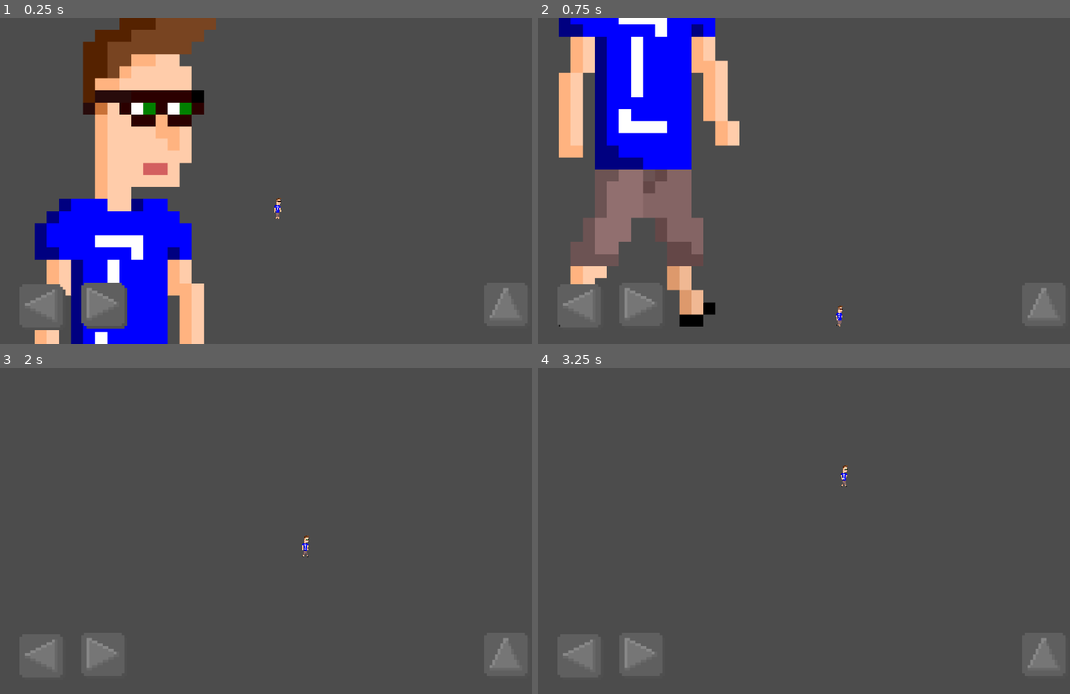
Above: before the commit, frames 1-4 (two rows, left to right).
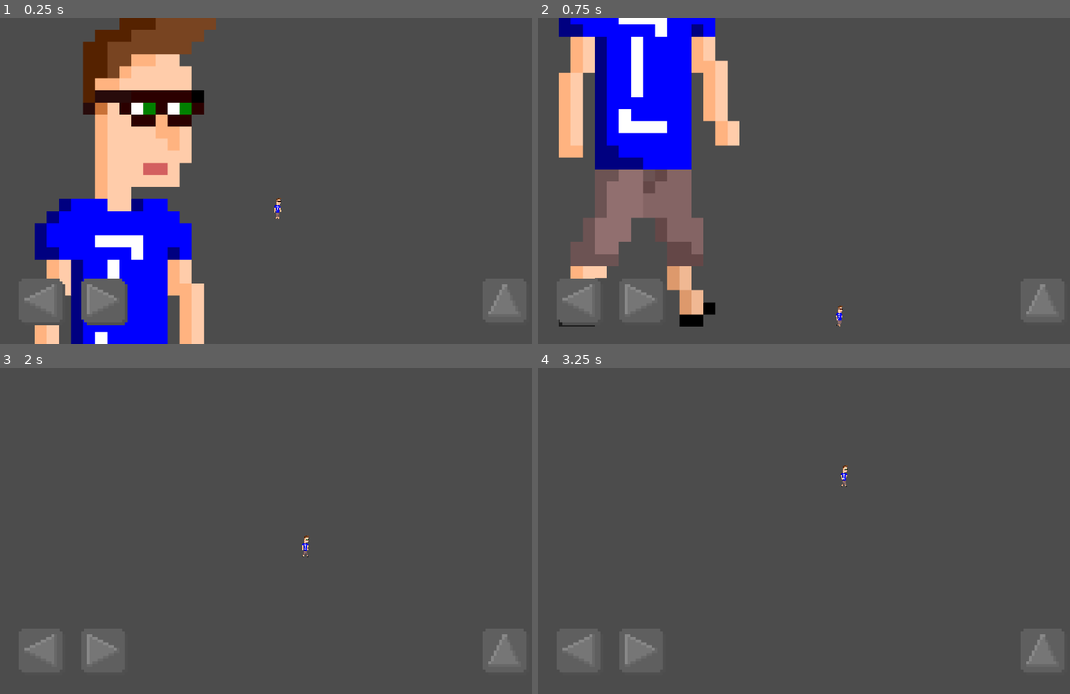
Above: after the commit, the same moments.

Repository: klenganthegame/KlenganTheGame
Game: Godot game, scene res://level/Level1.tscn
The game is run twice, just before and just after one commit, with the same random seed, the same clock (stepped at 60 frames per second) and the same inputs.
Inputs:
- Up to frame 1 (0.25 s): no input
- Up to frame 2 (0.75 s): hold D (walk_right) from 0.53 s (still down)
- Up to frame 3 (2 s): keep holding D (walk_right); tap Space (jump) at 0.77, 1.52 s
- Up to frame 4 (3.25 s): release D (walk_right) at 2.03 s; hold A (walk_left) 2.03-2.78 s; hold D (walk_right) from 2.78 s (still down); tap Space (jump) at 3.02 s

The runs differ from the first frame. In frame 1, 0.5% of the frame differs, in the area x 4-96%, y 79-96%; in frame 2, 0.3%; in frame 3, 0.2%; in frame 4, 0.2%.

Commit message:
fixed touchscreenbutton position

Diff:
--- a/objects/level1/Klengan.tscn
+++ b/objects/level1/Klengan.tscn
@@ -39,7 +39,7 @@
 scale = Vector2( 0.2, 0.2 )
 frames = SubResource( 1 )
 animation = "walk"
-frame = 5
+frame = 3
 playing = true
 
 [node name="Camera2D" type="Camera2D" parent="."]
@@ -49,19 +49,19 @@
 [node name="CanvasLayer" type="CanvasLayer" parent="Camera2D"]
 
 [node name="Up" type="TouchScreenButton" parent="Camera2D/CanvasLayer"]
-position = Vector2( 892.26, 486.974 )
+position = Vector2( 890, 480 )
 normal = ExtResource( 10 )
 pressed = ExtResource( 11 )
 action = "jump"
 
 [node name="Right" type="TouchScreenButton" parent="Camera2D/CanvasLayer"]
-position = Vector2( 149.519, 486.91 )
+position = Vector2( 150, 480 )
 normal = ExtResource( 12 )
 pressed = ExtResource( 13 )
 action = "walk_right"
 
 [node name="Left" type="TouchScreenButton" parent="Camera2D/CanvasLayer"]
-position = Vector2( 35.8014, 489.774 )
+position = Vector2( 35, 480 )
 normal = ExtResource( 14 )
 pressed = ExtResource( 15 )
 action = "walk_left"
